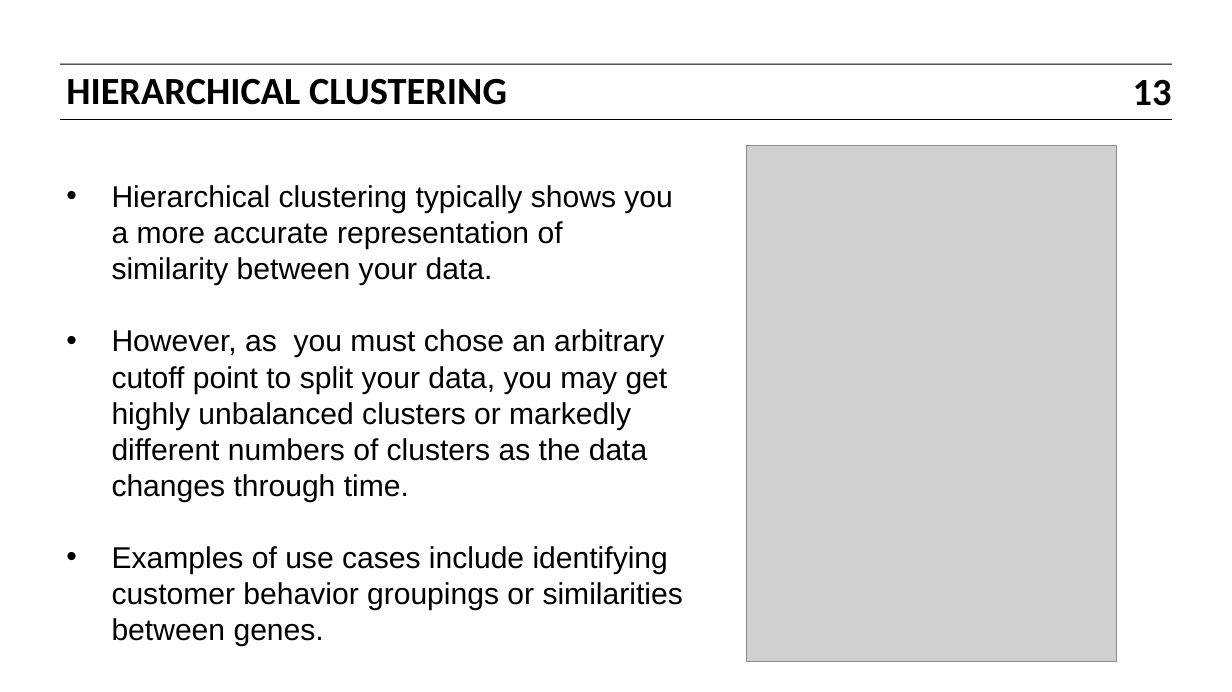
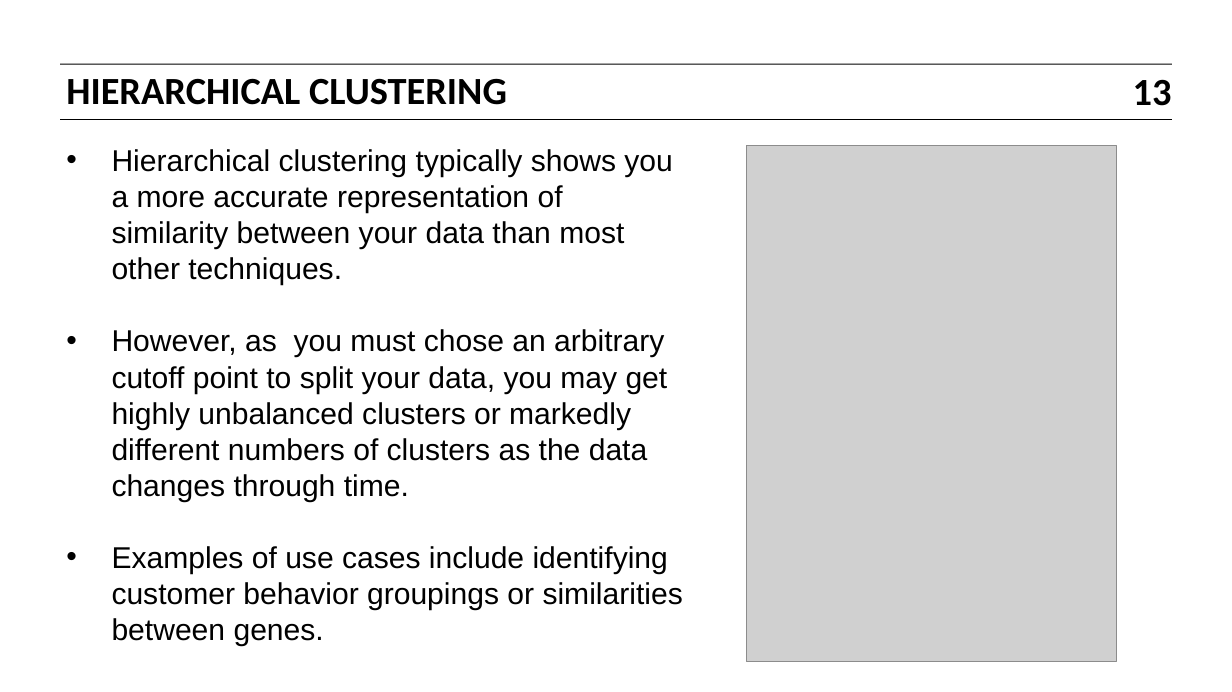
Before and after one commit to bbalin12/DAT5_BOS, a slide deck: slide 13 of slides/11_dimensionality_reduction_and_clustering.pptx. Drawn at 1232x692 pixels with LibreOffice and Linux fonts; fonts in the diff are those of the drawing; grey boxes stand for pictures. Boxes give left, top, right and bottom in pixels: in the first picture for what was removed or moved away, otherwise in the second. Text is boxed around its words. In the diff, an @@ line names an element or a change of style, - is before the commit and + after.

```diff
--- a/slides/11_dimensionality_reduction_and_clustering.pptx
+++ b/slides/11_dimensionality_reduction_and_clustering.pptx
@@ text at (112,149,672,286): text changed @@
-• Hierarchical clustering typically shows you a more accurate representation of similarity between your data.
+• Hierarchical clustering typically shows you a more accurate representation of similarity between your data than most other techniques.
```
Also in this commit, not shown: 11 other slides changed, 5 other files.
